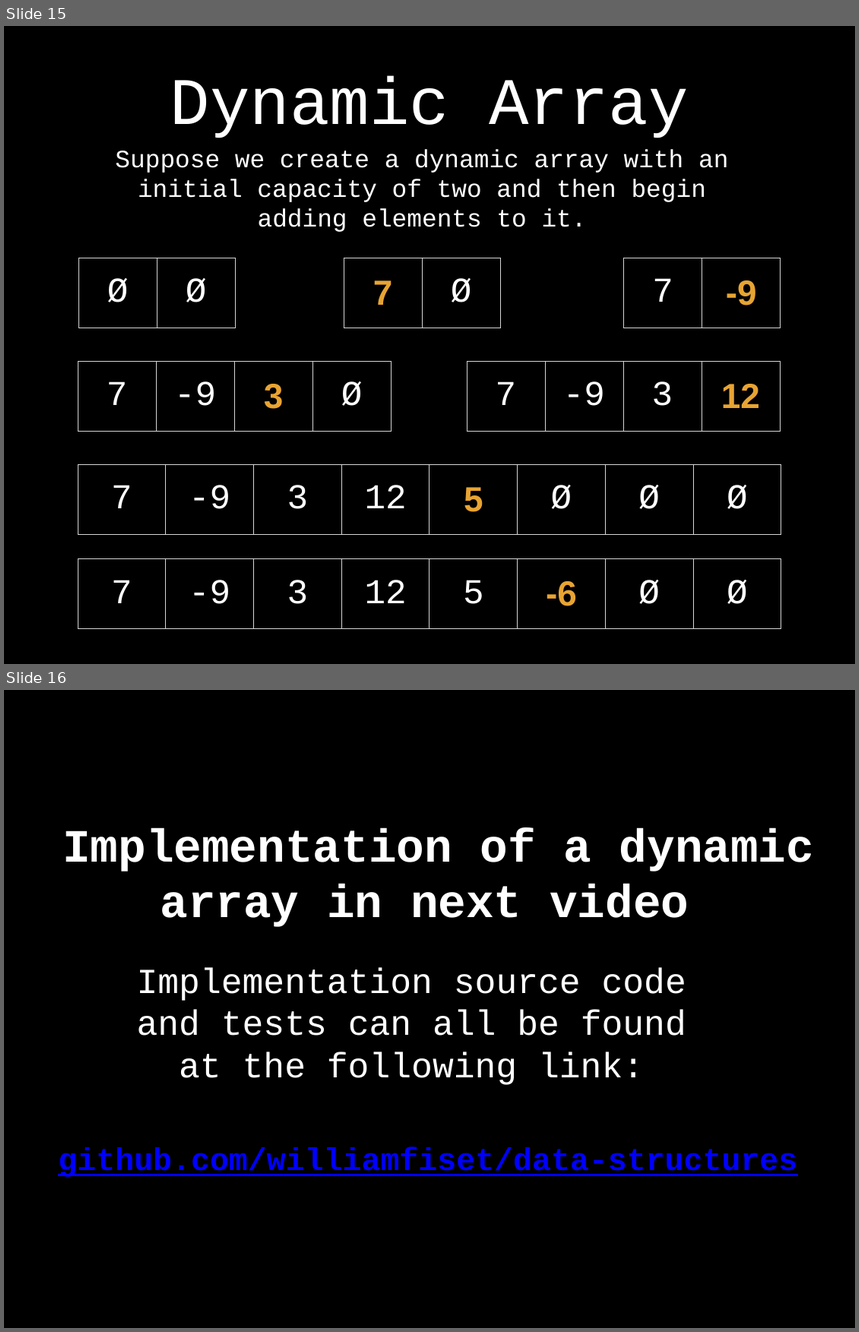
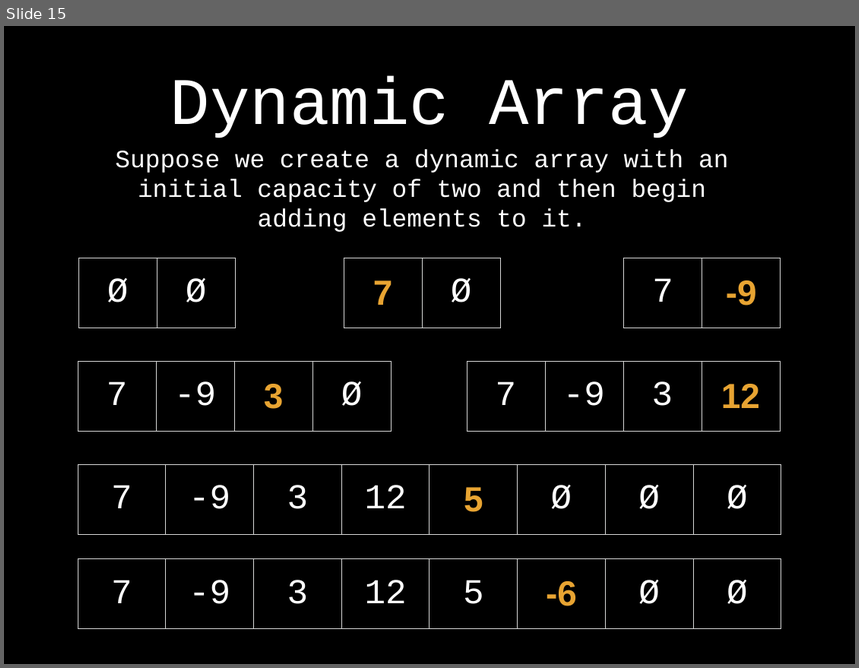
Before and after one commit to williamfiset/DEPRECATED-data-structures, a slide deck: DynamicArray/presentation/Arrays.pptx. Shown one above the other, each under a label of ours: slides 15 and 16 before the commit, slide 15 after it. The pictures are 859x1332 and 859x668 pixels, drawn with LibreOffice and Linux fonts; fonts in the diff are those of the drawing. Boxes give left, top, right and bottom in pixels: in the first picture for what was removed or moved away, otherwise in the second. Text is boxed around its words. In the diff, an @@ line names an element or a change of style, - is before the commit and + after.

Commit message:
Updated Array slides

```diff
--- a/DynamicArray/presentation/Arrays.pptx
+++ b/DynamicArray/presentation/Arrays.pptx
@@ slide 16 removed at [4,690,855,1328], background #000000 @@
@@ title removed at [63,828,814,927] @@
-Implementation of a dynamic array in next video
@@ text removed at [137,968,686,1085] @@
-Implementation source code and tests can all be found at the following link:
@@ text removed at [58,1148,797,1177] @@
-github.com/williamfiset/data-structures
```
Also in this commit, not shown: 1 slide changed, 4 other slides removed, 2 other files.
